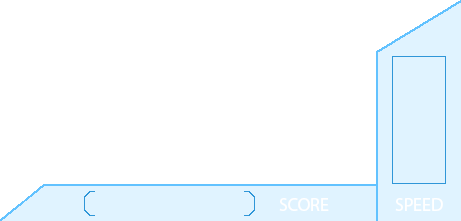
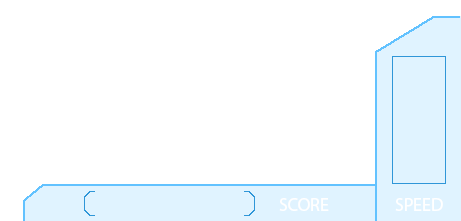
Before/after of a 461x221 layered artwork. What changed in the layer stack:
added layer "Layer 2" above "SPEED" over [23, 16, 460, 221]
hid "OP2 - Glass Outline" over [0, 0, 461, 221]
painted on "OP2 - Glass" over [0, 0, 461, 221]
